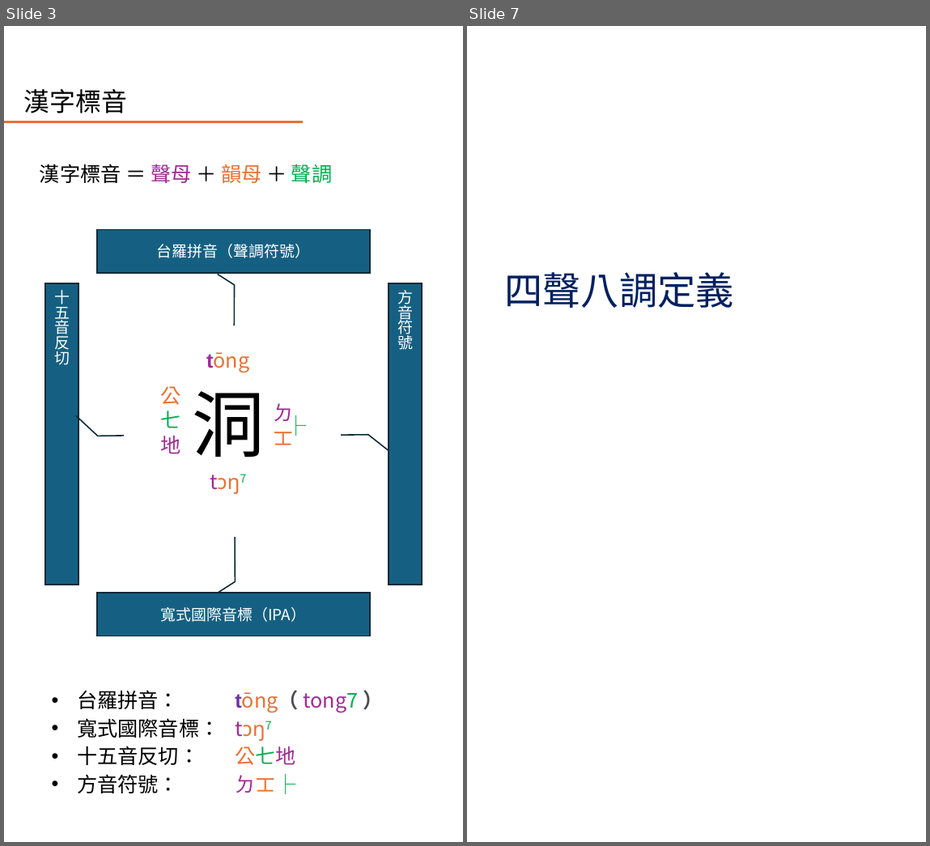
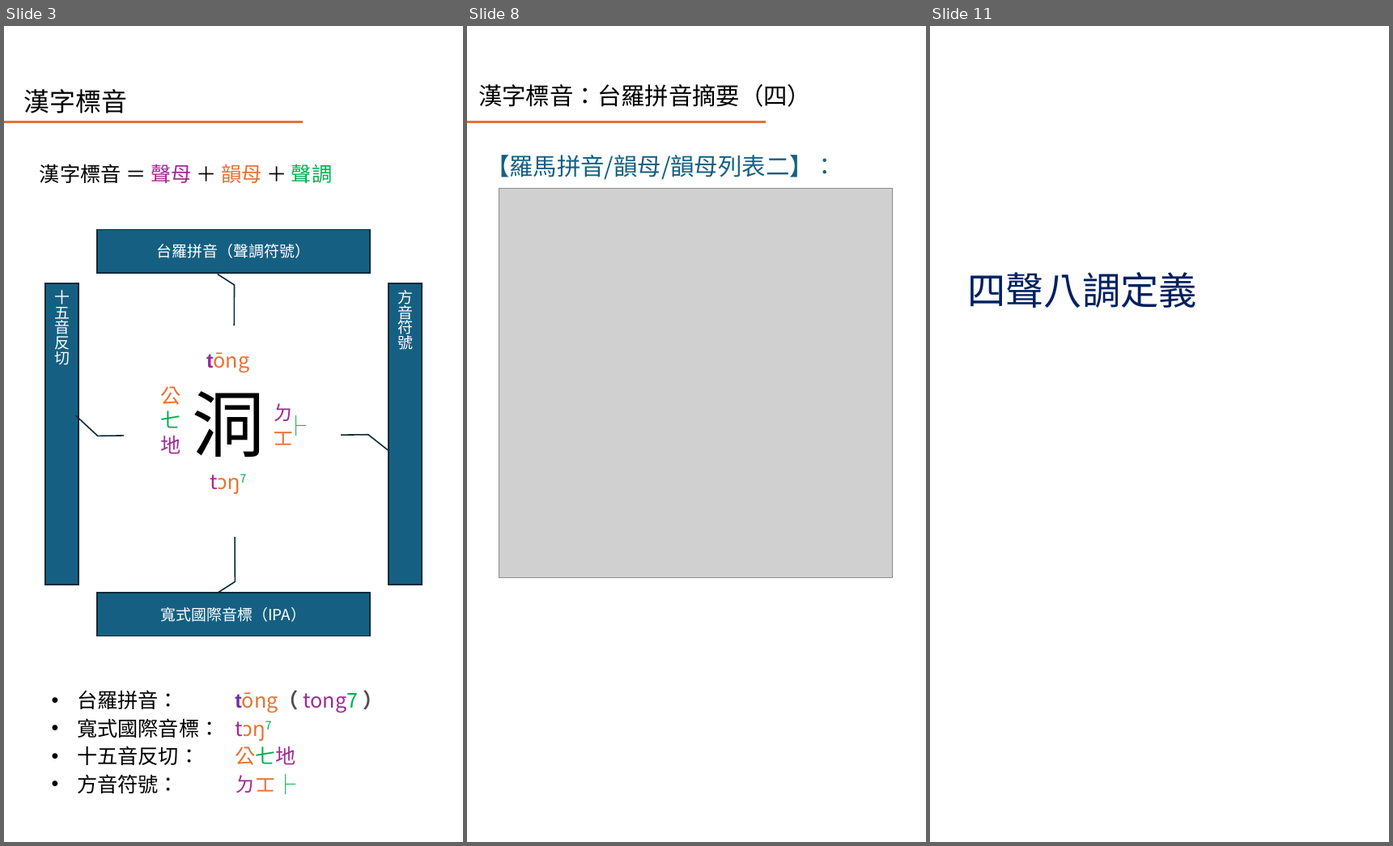
Before and after one commit to AlanJui/Piau-Im, a slide deck: Documents/十五音教材/閩南語之四聲八調與變調規則.pptx. Shown side by side, each under a label of ours: slides 3 and 7 before the commit, slides 3, 8 and 11 after it; the slides between them are not shown. The pictures are 930x846 and 1393x846 pixels, drawn with LibreOffice and Linux fonts; fonts in the diff are those of the drawing; grey boxes stand for pictures. Boxes give left, top, right and bottom in pixels: in the first picture for what was removed or moved away, otherwise in the second. Text is boxed around its words. In the diff, an @@ line names an element or a change of style, - is before the commit and + after.

```diff
--- a/Documents/十五音教材/閩南語之四聲八調與變調規則.pptx
+++ b/Documents/十五音教材/閩南語之四聲八調與變調規則.pptx
@@ slide 8 added at [467, 26, 926, 842], background #FFFFFF; not listed: 1 template element that a slide beside it also shows @@
@@ title added at [478, 84, 811, 107], 28 pt, text #000000 @@
+漢字標音：台羅拼音摘要（四）
@@ text added at [486, 155, 837, 180], 28 pt, text #156082 @@
+【羅馬拼音/韻母/韻母列表二】：
@@ picture added at [499, 188, 892, 578] @@
@@ what was slide 7 is now slide 11 @@
```
Also in this commit, not shown: 4 slides changed, 5 other slides added, 27 other files.
